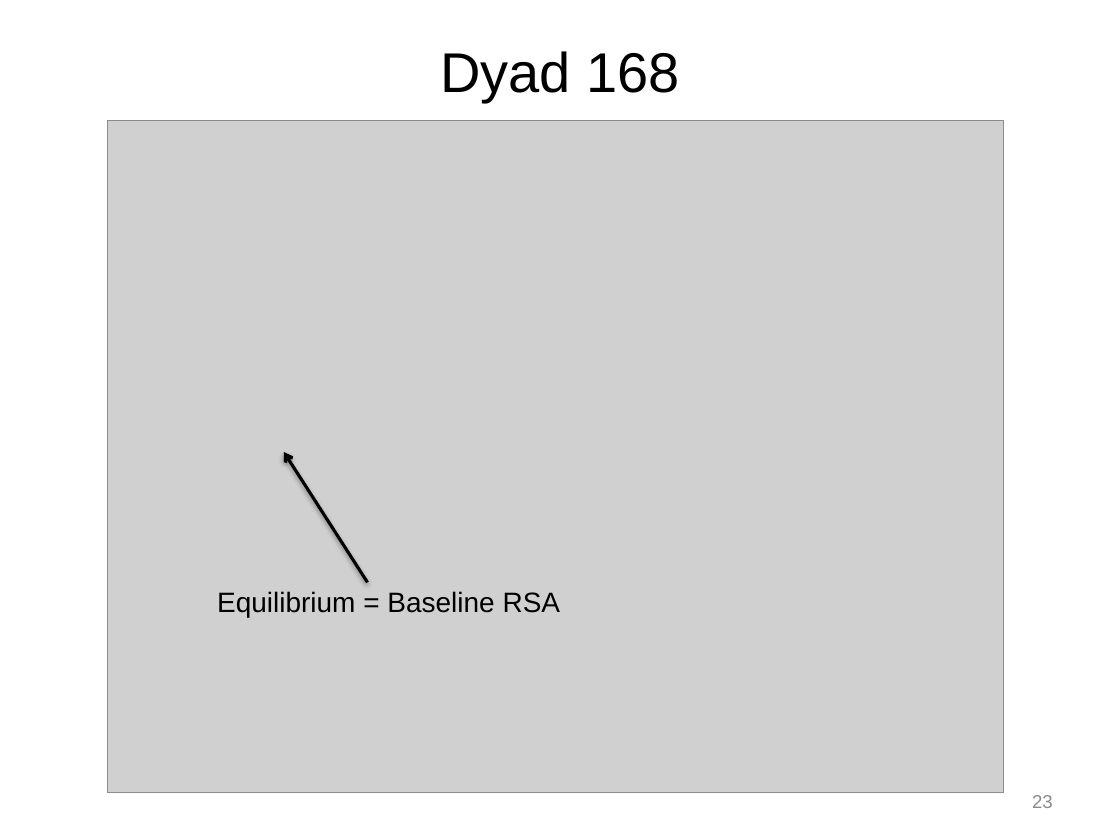
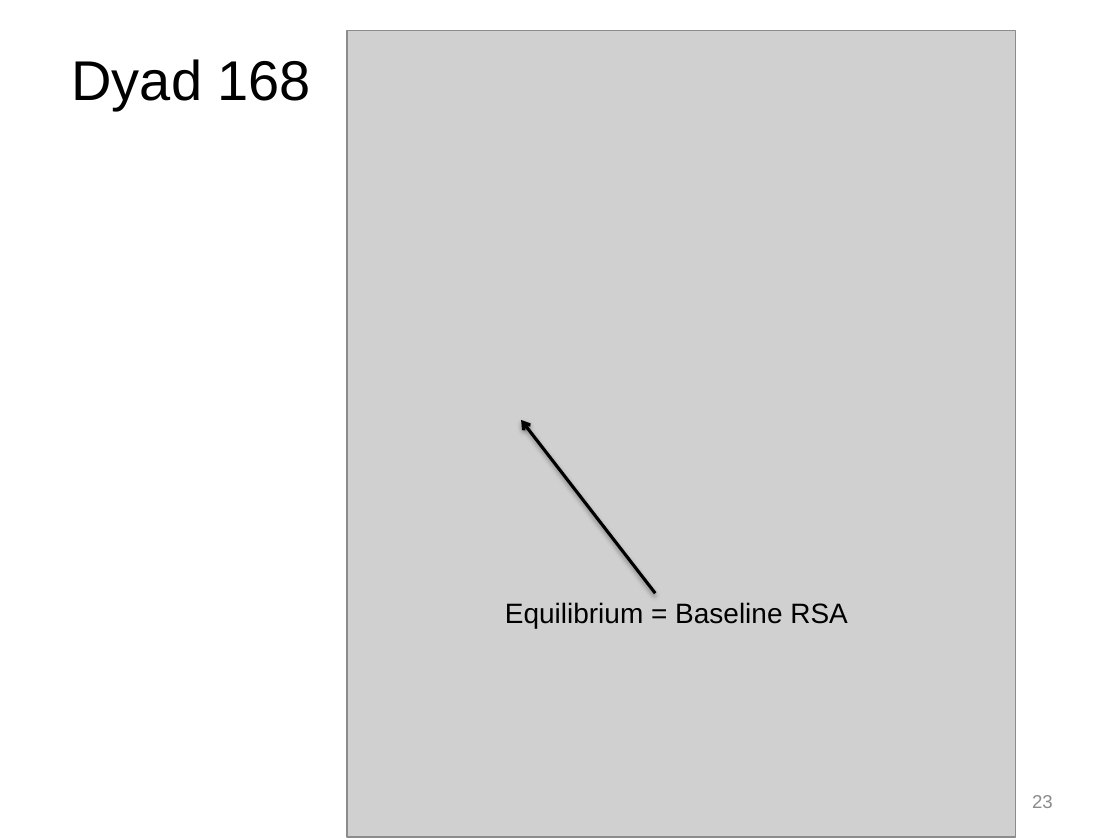
Before and after one commit to mayazrm/KZNB, a slide deck: slide 23 of DSM/Bolger_DSM_Report_from_the_Trenches_170613KZ.pptx. Drawn at 1120x840 pixels with LibreOffice and Linux fonts; fonts in the diff are those of the drawing; grey boxes stand for pictures. Boxes give left, top, right and bottom in pixels: in the first picture for what was removed or moved away, otherwise in the second. Text is boxed around its words. In the diff, an @@ line names an element or a change of style, - is before the commit and + after.

```diff
--- a/DSM/Bolger_DSM_Report_from_the_Trenches_170613KZ.pptx
+++ b/DSM/Bolger_DSM_Report_from_the_Trenches_170613KZ.pptx
@@ title "Dyad 168": place and size @@
-title "Dyad 168" at box(440, 51, 679, 102)
+title "Dyad 168" at box(71, 59, 311, 109)
@@ picture: place and size @@
-picture at box(108, 121, 1004, 793)
+picture at box(347, 31, 1016, 838)
@@ arrow added from (655, 594) to (521, 420), #000000 2 pt @@
@@ arrow removed from (367, 582) to (283, 452) @@
@@ text "Equilibrium = Baseline RSA": place and size @@
-text "Equilibrium = Baseline RSA" at box(217, 591, 561, 617)
+text "Equilibrium = Baseline RSA" at box(505, 602, 848, 628)
```
Also in this commit, not shown: 9 other slides changed, 2 slides added, 3 slides removed, 7 other files.
